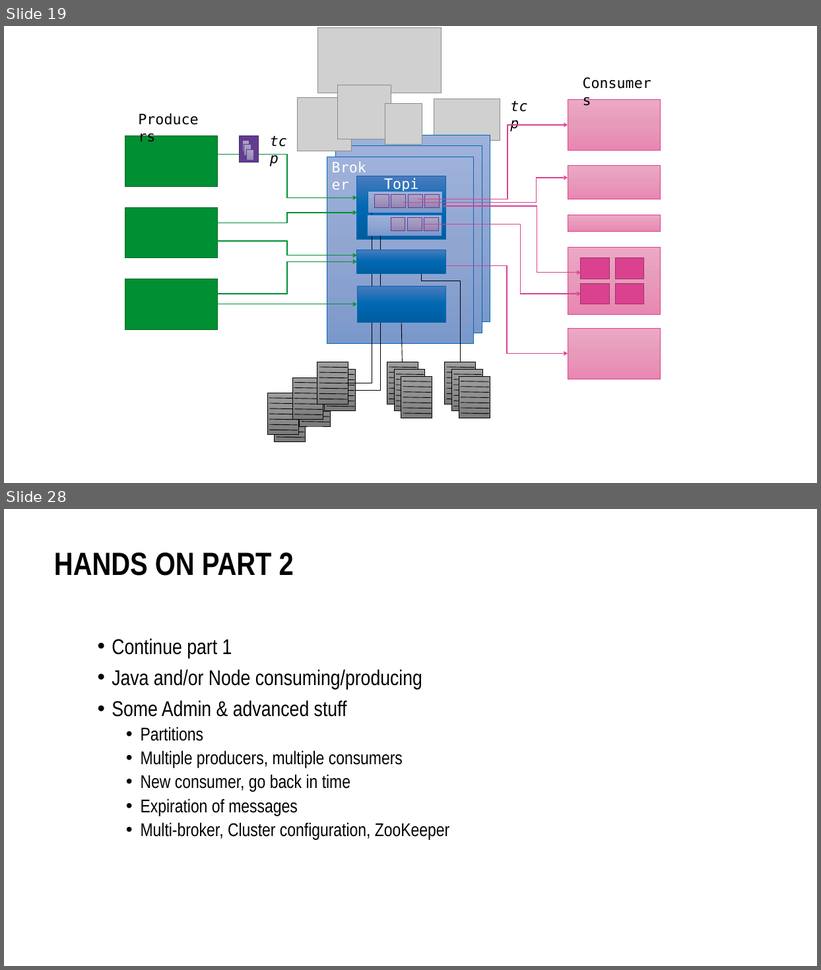
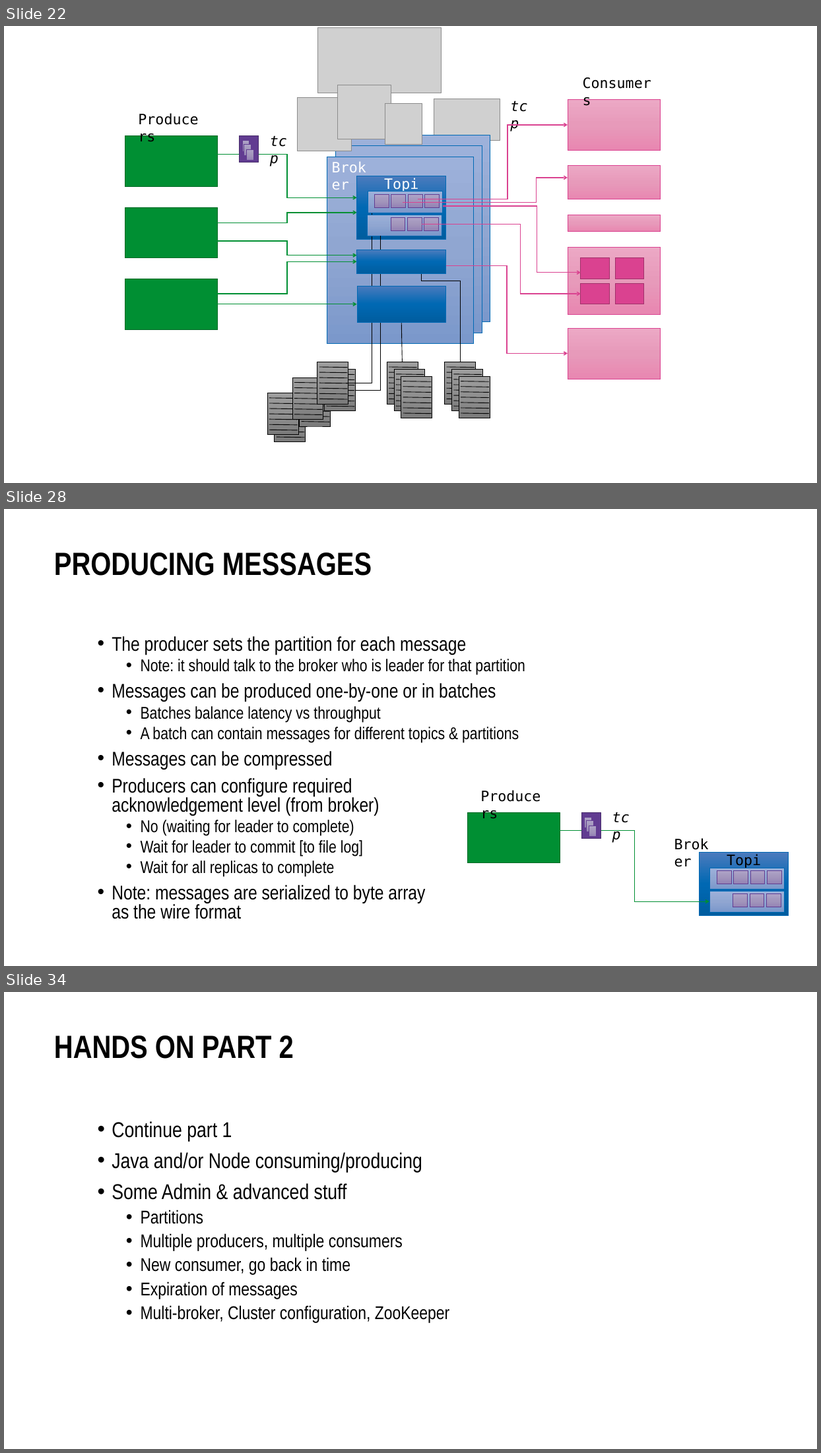
Before and after one commit to MaartenSmeets/kafka-workshop, a slide deck: Kafka_SIG_09feb2017.pptx. Shown one above the other, each under a label of ours: slides 19 and 28 before the commit, slides 22, 28 and 34 after it; the slides between them are not shown. The pictures are 821x970 and 821x1453 pixels, drawn with LibreOffice and Linux fonts; fonts in the diff are those of the drawing; grey boxes stand for pictures; background and template pictures are left out. Boxes give left, top, right and bottom in pixels: in the first picture for what was removed or moved away, otherwise in the second. Text is boxed around its words. In the diff, an @@ line names an element or a change of style, - is before the commit and + after.

Commit message:
Adding slides on under the hood details (consuming, producing, partitioning, cluster). ecosystem - connect, streams, confluent
Still TODO:
some architecture

```diff
--- a/Kafka_SIG_09feb2017.pptx
+++ b/Kafka_SIG_09feb2017.pptx
@@ slide 28 added at <box>4,509,817,966</box>, background #FFFFFF @@
@@ title added at <box>54,553,372,576</box>, 54 pt, text #000000, bold @@
+PRODUCING MESSAGES
@@ text added at <box>112,636,525,920</box>, 28.7 pt, text #000000 @@
+• The producer sets the partition for each message
+  • Note: it should talk to the broker who is leader for that partition
+• Messages can be produced one-by-one or in batches
+  • Batches balance latency vs throughput
+  • A batch can contain messages for different topics & partitions
+• Messages can be compressed
+• Producers can configure required
+  acknowledgement level (from broker)
+  • No (waiting for leader to complete)
+  • Wait for leader to commit [to file log]
+  • Wait for all replicas to complete
+• Note: messages are serialized to byte array
+  as the wire format
@@ text added at <box>477,785,551,807</box>, 24 pt, text #000000 @@
+Producers
@@ rectangle added at <box>467,813,560,863</box>, fill #008F33, outline #006A26 1 pt @@
@@ rectangle added at <box>582,813,601,839</box>, fill #613C91, outline #482C6B 1 pt @@
@@ rectangle added at <box>585,817,592,828</box>, fill gradient #AFA3C7 to #A397BC to #9483B5, outline #613C91 0.5 pt @@
@@ rectangle added at <box>586,821,593,832</box>, fill gradient #AFA3C7 to #A397BC to #9483B5, outline #613C91 0.5 pt @@
@@ text added at <box>609,806,636,828</box>, 24 pt, text #000000, italic @@
+tcp
@@ elbow arrow added from (560, 830) to (710, 902), #008F33 1.5 pt @@
@@ rectangle added at <box>589,826,596,836</box>, fill gradient #AFA3C7 to #A397BC to #9483B5, outline #613C91 0.5 pt @@
@@ text added at <box>670,833,721,855</box>, 24 pt, text #000000 @@
+Broker
@@ rectangle added at <box>699,852,788,916</box>, fill gradient #4B7BBD to #0069B4 to #005DA0, outline #0069B4 0.5 pt @@
@@ text added at <box>723,850,767,871</box>, 24 pt, text #000000 @@
+Topic
@@ rectangle added at <box>710,868,785,889</box>, fill gradient #9DB2DB to #90A7D2 to #7C99CC, outline #0069B4 0.5 pt @@
@@ rectangle added at <box>717,871,731,885</box>, fill gradient #AFA3C7 to #A397BC to #9483B5, outline #613C91 0.5 pt @@
@@ rectangle added at <box>734,871,748,885</box>, fill gradient #AFA3C7 to #A397BC to #9483B5, outline #613C91 0.5 pt @@
@@ rectangle added at <box>750,871,765,885</box>, fill gradient #AFA3C7 to #A397BC to #9483B5, outline #613C91 0.5 pt @@
@@ rectangle added at <box>768,871,781,885</box>, fill gradient #AFA3C7 to #A397BC to #9483B5, outline #613C91 0.5 pt @@
@@ rectangle added at <box>710,891,784,912</box>, fill gradient #9DB2DB to #90A7D2 to #7C99CC, outline #0069B4 0.5 pt @@
@@ rectangle added at <box>733,894,747,908</box>, fill gradient #AFA3C7 to #A397BC to #9483B5, outline #613C91 0.5 pt @@
@@ rectangle added at <box>750,894,764,908</box>, fill gradient #AFA3C7 to #A397BC to #9483B5, outline #613C91 0.5 pt @@
@@ rectangle added at <box>766,894,781,908</box>, fill gradient #AFA3C7 to #A397BC to #9483B5, outline #613C91 0.5 pt @@
@@ what was slide 19 is now slide 22 @@
@@ what was slide 28 is now slide 34 @@
```
Also in this commit, not shown: 7 slides changed, 8 other slides added, 3 slides removed.
